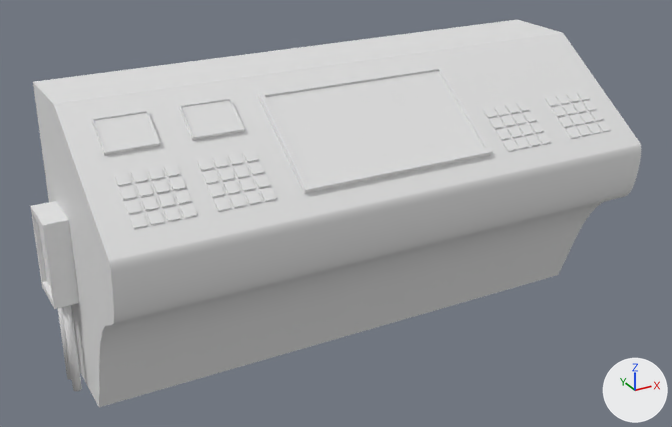
Before and after pictures for a commit that changed the FBX model Assets/Models/Level1/control_panel 04.fbx.
Rendered twice from a camera (50 mm lens) standing at (-1.84, -3.58, 2.16) and looking at (-0.11, -0.43, 0.59). The lights are fixed; the arrows at lower right show +X, +Y and +Z. Where no turn or scale is listed for an object, it has been applied to the vertices.

Objects in the first picture: 'Buttons 01', 'control_panel base 01', 'ebox_control 01', 'screen_fullHD 01', 'screens_small 01'.
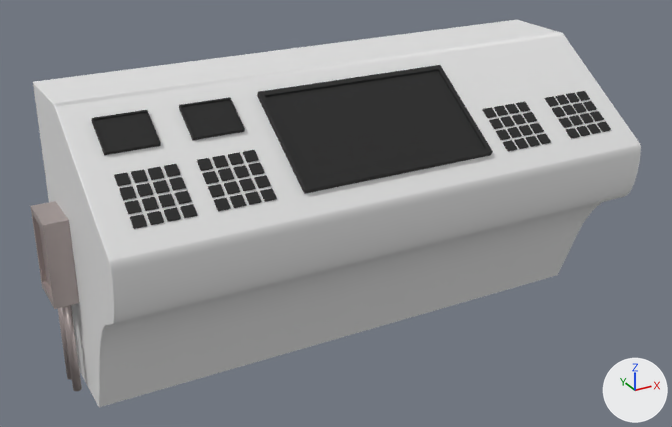
Commit message: added materials to control panels + bevels

Where the newer file only moved an object's origin or applied its transform, the numbers keep the older frame.

Location of each change, [x1, y1, x2, y2] in pixels of the pictures (672 x 427 px):
```json
{"object": "screen_fullHD 01", "change": "recoloured", "before": [257, 65, 493, 194], "after": [257, 65, 493, 194], "on screen": "white to black"}
{"object": "Buttons 01", "change": "recoloured", "before": [114, 91, 611, 229], "after": [114, 91, 611, 229], "on screen": "white to black"}
{"object": "ebox_control 01", "change": "recoloured", "before": [31, 201, 82, 391], "after": [31, 201, 82, 391]}
{"object": "screens_small 01", "change": "recoloured", "before": [91, 97, 245, 155], "after": [91, 97, 245, 155], "on screen": "white to black"}
```

The change, as JSON lines over the scene's bpy script:
```json
{"op": "add", "block": "mat_dark_screen", "code": ["mat_dark_screen = principled_material('dark_screen')", "mat_dark_screen.base_color = (0.016, 0.016, 0.016)  # black #222222", "mat_dark_screen.roughness = 0.833"]}
{"op": "add", "block": "mat_metal_electricbox", "code": ["mat_metal_electricbox = principled_material('metal_electricbox')", "mat_metal_electricbox.base_color = (0.517, 0.442, 0.428)  # grey #beb1af", "mat_metal_electricbox.metallic = 0.582", "mat_metal_electricbox.roughness = 0.33"]}
{"block": "me_cylinder_006", "where": "me_cylinder_006.from_pydata(...)  # 144 vertices, 82 faces; spans x -1.28..-1.175, y -0.343..-0.137, z -0.006..0.754"}
{"op": "add", "block": "me_cylinder_006", "code": "me_cylinder_006.materials.append(mat_metal_electricbox)  # grey #beb1af"}
{"block": "me_cube_014", "where": "me_cube_014.from_pydata(...)  # 512 vertices, 384 faces; spans x -1.07..1.04, y -0.8..-0.61, z 0.87..1.01"}
{"op": "add", "block": "me_cube_014", "code": "me_cube_014.materials.append(mat_dark_screen)  # black #222222"}
{"block": "me_plane_005", "where": "me_plane_005.from_pydata(...)  # 16 vertices, 14 faces; spans x -0.442..0.393, y -0.813..-0.408, z 0.872..1.16"}
{"op": "add", "block": "me_plane_005", "code": "me_plane_005.materials.append(mat_dark_screen)  # black #222222"}
{"block": "me_plane_014", "where": "me_plane_014.from_pydata(...)  # 32 vertices, 28 faces; spans x -1.079..-0.556, y -0.55..-0.41, z 1.05..1.154"}
{"op": "add", "block": "me_plane_014", "code": "me_plane_014.materials.append(mat_dark_screen)  # black #222222"}
```
